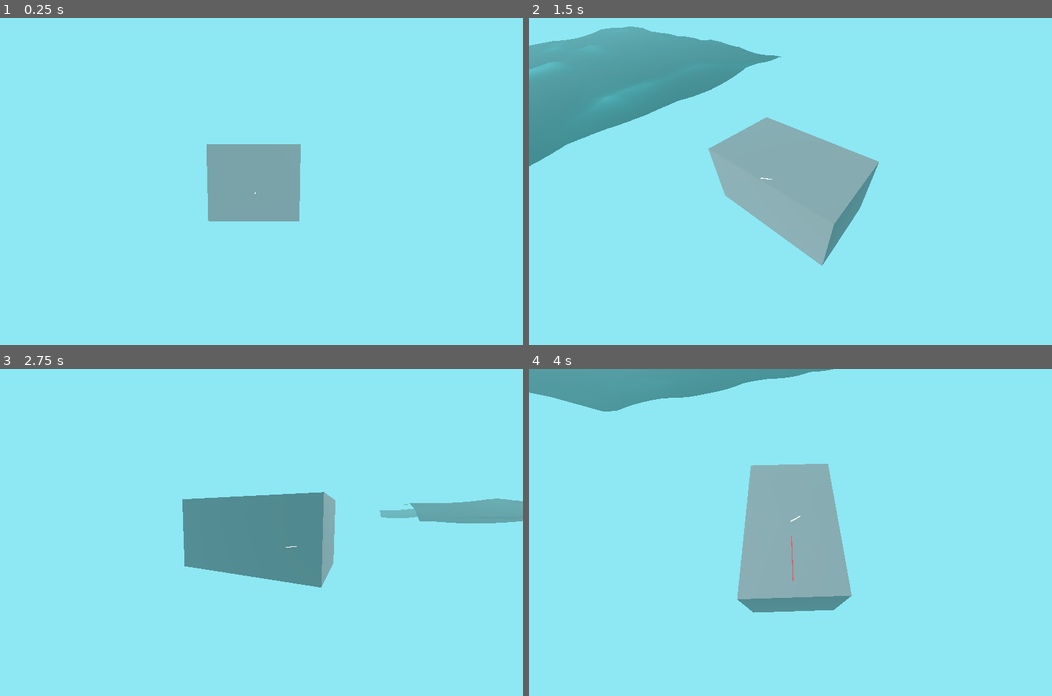
Above: before the commit, frames 1-4 (two rows, left to right).
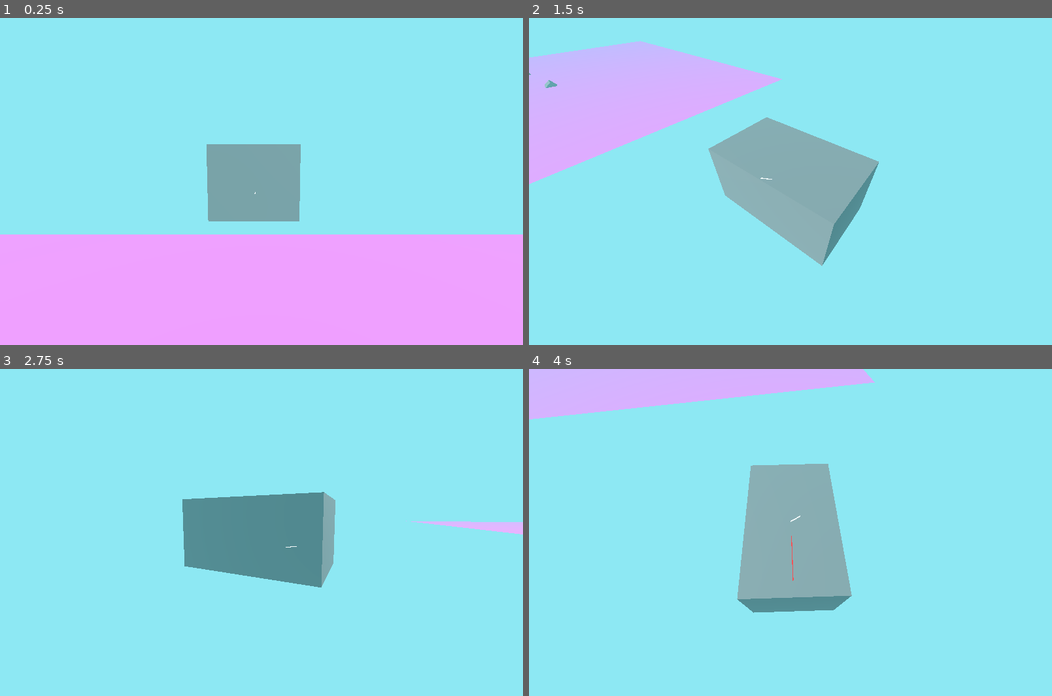
Above: after the commit, the same moments.

Repository: anthonyec/230904_godot_boat_game
Game: Godot game, scene res://main.tscn
Same seed, same stepped clock (60 frames per second), same inputs: the game is played once before the commit and once after it.
Inputs (mouse positions are in pixels of both pictures, inside the frame that each line leads up to):
- Up to frame 1 (0.25 s): no input
- Up to frame 2 (1.5 s): move the mouse to (905, 165) at 0.52 s; hold Right (ui_right) 0.53-1.28 s; move the mouse to (685, 197) at 1.27 s; hold Left (ui_left) from 1.28 s (still down)
- Up to frame 3 (2.75 s): move the mouse to (313, 460) at 2.02 s; release Left (ui_left) at 2.03 s; hold Right (ui_right) from 2.03 s (still down)
- Up to frame 4 (4 s): move the mouse to (764, 597) at 2.77 s; release Right (ui_right) at 2.78 s; hold Up (ui_up) 2.78-3.53 s; move the mouse to (947, 581) at 3.52 s; hold Left (ui_left) from 3.53 s (still down)

The runs differ from the first frame. In frame 1, 34% of the frame differs, in the area x 0-100%, y 66-100%; in frame 2, 13%; in frame 3, 1.9%; in frame 4, 6.4%.

Commit message:
Add ocean simulation viewport

Diff:
--- a/buoyancy.gd
+++ b/buoyancy.gd
@@ -3,7 +3,7 @@
 
 @export var float_force: float = 5
 
-@onready var water: Water = get_node('/root/Main/Water') as Water
+@onready var water: Ocean = get_node("/root/Main/Ocean") as Ocean
 
 var water_height: float = 0
 var water_drag: float = 0.05
@@ -32,7 +32,7 @@
 		if not probe:
 			continue
 
-		var wave_height = water.get_height_at_position(probe.global_position)
+		var wave_height = water.get_height(probe.global_position)
 
 		var depth = water_height + wave_height - probe.global_position.y
 		var multiplier = probe.float_force_multiplier
--- /dev/null
+++ b/entities/ocean/ocean.gd
@@ -0,0 +1,5 @@
+class_name Ocean
+extends Node3D
+
+func get_height(position: Vector3) -> float:
+	return 0
--- /dev/null
+++ b/entities/ocean/ocean.tscn
@@ -0,0 +1,47 @@
+[gd_scene load_steps=8 format=3 uid="uid://bki4o2smxksy7"]
+
+[ext_resource type="Script" path="res://entities/ocean/ocean.gd" id="1_73v6r"]
+[ext_resource type="Shader" uid="uid://ccdpylfhde54n" path="res://entities/ocean/simulation.tres" id="2_urw8w"]
+[ext_resource type="Shader" uid="uid://3k5tqhuvd85x" path="res://entities/ocean/plane.tres" id="3_bivtf"]
+
+[sub_resource type="ShaderMaterial" id="ShaderMaterial_h8gt6"]
+shader = ExtResource("2_urw8w")
+shader_parameter/Direction1 = Vector2(0.1, 0.1)
+
+[sub_resource type="ViewportTexture" id="ViewportTexture_3spn5"]
+viewport_path = NodePath("Simulation")
+
+[sub_resource type="ShaderMaterial" id="ShaderMaterial_8l54v"]
+render_priority = 0
+shader = ExtResource("3_bivtf")
+shader_parameter/ColorParameter = Color(0.129301, 0.524426, 0.385699, 1)
+shader_parameter/Simulation = SubResource("ViewportTexture_3spn5")
+
+[sub_resource type="PlaneMesh" id="PlaneMesh_wgfkp"]
+material = SubResource("ShaderMaterial_8l54v")
+size = Vector2(50, 50)
+subdivide_width = 500
+subdivide_depth = 500
+
+[node name="Ocean" type="Node3D"]
+script = ExtResource("1_73v6r")
+
+[node name="Simulation" type="SubViewport" parent="."]
+disable_3d = true
+size = Vector2i(1024, 1024)
+
+[node name="ColorRect" type="ColorRect" parent="Simulation"]
+material = SubResource("ShaderMaterial_h8gt6")
+anchors_preset = 15
+anchor_right = 1.0
+anchor_bottom = 1.0
+grow_horizontal = 2
+grow_vertical = 2
+size_flags_horizontal = 3
+size_flags_vertical = 3
+
+[node name="Plane" type="MeshInstance3D" parent="."]
+mesh = SubResource("PlaneMesh_wgfkp")
+
+[node name="Camera3D" type="Camera3D" parent="."]
+transform = Transform3D(1, 0, 0, 0, 1, 0, 0, 0, 1, 0, 6.79927, 26.1871)
--- /dev/null
+++ b/entities/ocean/plane.tres
@@ -0,0 +1,135 @@
+[gd_resource type="VisualShader" load_steps=12 format=3 uid="uid://3k5tqhuvd85x"]
+
+[sub_resource type="VisualShaderNodeVaryingGetter" id="VisualShaderNodeVaryingGetter_jkplp"]
+varying_name = "simulation"
+varying_type = 4
+
+[sub_resource type="VisualShaderNodeColorParameter" id="VisualShaderNodeColorParameter_n6vhh"]
+parameter_name = "ColorParameter"
+default_value_enabled = true
+default_value = Color(0.129301, 0.524426, 0.385699, 1)
+
+[sub_resource type="VisualShaderNodeColorOp" id="VisualShaderNodeColorOp_t0i0v"]
+
+[sub_resource type="VisualShaderNodeVectorOp" id="VisualShaderNodeVectorOp_vm6nx"]
+default_input_values = [0, Vector3(0, 0, 0), 1, Vector3(2, 2, 2)]
+operator = 5
+
+[sub_resource type="VisualShaderNodeInput" id="VisualShaderNodeInput_p14w5"]
+input_name = "vertex"
+
+[sub_resource type="VisualShaderNodeInput" id="VisualShaderNodeInput_sf2dp"]
+input_name = "normal"
+
+[sub_resource type="VisualShaderNodeVaryingSetter" id="VisualShaderNodeVaryingSetter_fdobb"]
+varying_name = "simulation"
+varying_type = 4
+
+[sub_resource type="VisualShaderNodeTexture2DParameter" id="VisualShaderNodeTexture2DParameter_ex0bm"]
+parameter_name = "Simulation"
+texture_repeat = 1
+
+[sub_resource type="VisualShaderNodeTexture" id="VisualShaderNodeTexture_30g0n"]
+expanded_output_ports = [0]
+source = 5
+
+[sub_resource type="VisualShaderNodeVectorOp" id="VisualShaderNodeVectorOp_6o5fw"]
+operator = 2
+
+[sub_resource type="VisualShaderNodeVectorOp" id="VisualShaderNodeVectorOp_rpeys"]
+
+[resource]
+code = "shader_type spatial;
+render_mode blend_mix, depth_draw_opaque, cull_back, diffuse_lambert, specular_schlick_ggx;
+
+
+// Varyings
+varying vec3 simulation;
+
+uniform sampler2D Simulation : repeat_enable;
+uniform vec4 ColorParameter : source_color = vec4(0.129301, 0.524426, 0.385699, 1.000000);
+
+
+
+void vertex() {
+// Input:10
+	vec3 n_out10p0 = VERTEX;
+
+
+// Input:11
+	vec3 n_out11p0 = NORMAL;
+
+
+	vec4 n_out7p0;
+// Texture2D:7
+	n_out7p0 = texture(Simulation, UV);
+
+
+// VectorOp:8
+	vec3 n_out8p0 = n_out11p0 * vec3(n_out7p0.xyz);
+
+
+// VectorOp:9
+	vec3 n_out9p0 = n_out10p0 + n_out8p0;
+
+
+// Output:0
+	VERTEX = n_out9p0;
+
+
+// VaryingSetter:12
+	simulation = vec3(n_out7p0.xyz);
+
+
+}
+
+void fragment() {
+// VaryingGetter:2
+	vec3 n_out2p0 = simulation;
+
+
+// VectorOp:6
+	vec3 n_in6p1 = vec3(2.00000, 2.00000, 2.00000);
+	vec3 n_out6p0 = pow(n_out2p0, n_in6p1);
+
+
+// ColorParameter:3
+	vec4 n_out3p0 = ColorParameter;
+
+
+// ColorOp:5
+	vec3 n_out5p0 = vec3(1.0) - (vec3(1.0) - n_out6p0) * (vec3(1.0) - vec3(n_out3p0.xyz));
+
+
+// Output:0
+	ALBEDO = n_out5p0;
+
+
+}
+"
+varyings/simulation = "0,4"
+nodes/vertex/0/position = Vector2(760, -40)
+nodes/vertex/2/node = SubResource("VisualShaderNodeTexture2DParameter_ex0bm")
+nodes/vertex/2/position = Vector2(-1460, 580)
+nodes/vertex/7/node = SubResource("VisualShaderNodeTexture_30g0n")
+nodes/vertex/7/position = Vector2(-700, 560)
+nodes/vertex/8/node = SubResource("VisualShaderNodeVectorOp_6o5fw")
+nodes/vertex/8/position = Vector2(-160, 160)
+nodes/vertex/9/node = SubResource("VisualShaderNodeVectorOp_rpeys")
+nodes/vertex/9/position = Vector2(320, 80)
+nodes/vertex/10/node = SubResource("VisualShaderNodeInput_p14w5")
+nodes/vertex/10/position = Vector2(-340, -120)
+nodes/vertex/11/node = SubResource("VisualShaderNodeInput_sf2dp")
+nodes/vertex/11/position = Vector2(-820, 220)
+nodes/vertex/12/node = SubResource("VisualShaderNodeVaryingSetter_fdobb")
+nodes/vertex/12/position = Vector2(-140, 700)
+nodes/vertex/connections = PackedInt32Array(2, 0, 7, 2, 11, 0, 8, 0, 8, 0, 9, 1, 10, 0, 9, 0, 9, 0, 0, 0, 7, 0, 8, 1, 7, 0, 12, 0)
+nodes/fragment/2/node = SubResource("VisualShaderNodeVaryingGetter_jkplp")
+nodes/fragment/2/position = Vector2(-1240, 160)
+nodes/fragment/3/node = SubResource("VisualShaderNodeColorParameter_n6vhh")
+nodes/fragment/3/position = Vector2(-1180, 520)
+nodes/fragment/5/node = SubResource("VisualShaderNodeColorOp_t0i0v")
+nodes/fragment/5/position = Vector2(-300, 200)
+nodes/fragment/6/node = SubResource("VisualShaderNodeVectorOp_vm6nx")
+nodes/fragment/6/position = Vector2(-660, 80)
+nodes/fragment/connections = PackedInt32Array(3, 0, 5, 1, 5, 0, 0, 0, 2, 0, 6, 0, 6, 0, 5, 0)
--- /dev/null
+++ b/entities/ocean/simulation.tres
@@ -0,0 +1,214 @@
+[gd_resource type="VisualShader" load_steps=23 format=3 uid="uid://ccdpylfhde54n"]
+
+[sub_resource type="VisualShaderNodeVectorOp" id="VisualShaderNodeVectorOp_de63e"]
+default_input_values = [0, Vector2(0, 0), 1, Vector2(0.05, 0.05)]
+op_type = 0
+operator = 2
+
+[sub_resource type="FastNoiseLite" id="FastNoiseLite_dpq4w"]
+noise_type = 2
+seed = 1
+fractal_type = 0
+cellular_jitter = 1.0
+
+[sub_resource type="NoiseTexture2D" id="NoiseTexture2D_rifev"]
+seamless = true
+noise = SubResource("FastNoiseLite_dpq4w")
+
+[sub_resource type="VisualShaderNodeTexture" id="VisualShaderNodeTexture_jj1rb"]
+texture = SubResource("NoiseTexture2D_rifev")
+
+[sub_resource type="VisualShaderNodeVectorOp" id="VisualShaderNodeVectorOp_3pjrd"]
+default_input_values = [0, Vector2(0, 0), 1, Vector2(-0.05, -0.05)]
+op_type = 0
+operator = 2
+
+[sub_resource type="VisualShaderNodeUVFunc" id="VisualShaderNodeUVFunc_ipavc"]
+
+[sub_resource type="VisualShaderNodeVec2Parameter" id="VisualShaderNodeVec2Parameter_tnccm"]
+parameter_name = "Direction1"
+default_value_enabled = true
+default_value = Vector2(0.1, 0.1)
+
+[sub_resource type="VisualShaderNodeFloatOp" id="VisualShaderNodeFloatOp_bhfh6"]
+default_input_values = [0, 0.0, 1, 2.0]
+operator = 2
+
+[sub_resource type="Gradient" id="Gradient_neamo"]
+offsets = PackedFloat32Array(0.071066, 0.135671, 0.423858)
+colors = PackedColorArray(0, 0, 0, 1, 1, 1, 1, 1, 0, 0, 0, 1)
+
+[sub_resource type="GradientTexture2D" id="GradientTexture2D_nwqoy"]
+gradient = SubResource("Gradient_neamo")
+repeat = 1
+
+[sub_resource type="VisualShaderNodeTexture" id="VisualShaderNodeTexture_ed5o8"]
+texture = SubResource("GradientTexture2D_nwqoy")
+
+[sub_resource type="VisualShaderNodeMultiplyAdd" id="VisualShaderNodeMultiplyAdd_k5q7t"]
+default_input_values = [0, Vector4(0, 0, 0, 0), 1, Vector4(1, 1, 1, 1), 2, Vector4(0, 0, 0, 0)]
+op_type = 3
+
+[sub_resource type="VisualShaderNodeVectorOp" id="VisualShaderNodeVectorOp_7mam5"]
+default_input_values = [0, Quaternion(0, 0, 0, 0), 1, Quaternion(0, 0, 0, 0)]
+op_type = 2
+operator = 2
+
+[sub_resource type="VisualShaderNodeFloatConstant" id="VisualShaderNodeFloatConstant_tfe0r"]
+constant = 3.0
+
+[sub_resource type="VisualShaderNodeUVFunc" id="VisualShaderNodeUVFunc_7woy2"]
+
+[sub_resource type="VisualShaderNodeVectorOp" id="VisualShaderNodeVectorOp_rq0jr"]
+default_input_values = [0, Vector2(0, 0), 1, Vector2(0.08, 0.08)]
+op_type = 0
+operator = 2
+
+[sub_resource type="VisualShaderNodeUVFunc" id="VisualShaderNodeUVFunc_j045g"]
+function = 1
+
+[sub_resource type="FastNoiseLite" id="FastNoiseLite_ti6u3"]
+noise_type = 2
+fractal_type = 0
+cellular_jitter = 1.0
+
+[sub_resource type="NoiseTexture2D" id="NoiseTexture2D_w6nti"]
+seamless = true
+noise = SubResource("FastNoiseLite_ti6u3")
+
+[sub_resource type="VisualShaderNodeTexture" id="VisualShaderNodeTexture_l84dd"]
+texture = SubResource("NoiseTexture2D_w6nti")
+
+[sub_resource type="VisualShaderNodeUVFunc" id="VisualShaderNodeUVFunc_pf2uv"]
+
+[sub_resource type="VisualShaderNodeInput" id="VisualShaderNodeInput_x7uaq"]
+input_name = "time"
+
+[resource]
+code = "shader_type canvas_item;
+render_mode blend_mix;
+
+uniform vec2 Direction1 = vec2(0.100000, 0.100000);
+uniform sampler2D tex_frg_7;
+uniform sampler2D tex_frg_11;
+uniform sampler2D tex_frg_17;
+
+
+
+void fragment() {
+// Input:9
+	float n_out9p0 = TIME;
+
+
+// Vector2Parameter:15
+	vec2 n_out15p0 = Direction1;
+
+
+// VectorOp:10
+	vec2 n_out10p0 = vec2(n_out9p0) * n_out15p0;
+
+
+// UVFunc:8
+	vec2 n_in8p1 = vec2(1.00000, 1.00000);
+	vec2 n_out8p0 = n_out10p0 * n_in8p1 + UV;
+
+
+// Texture2D:7
+	vec4 n_out7p0 = texture(tex_frg_7, n_out8p0);
+
+
+// VectorOp:12
+	vec2 n_in12p0 = vec2(0.00000, 0.00000);
+	vec2 n_in12p1 = vec2(-0.05000, -0.05000);
+	vec2 n_out12p0 = n_in12p0 * n_in12p1;
+
+
+// UVFunc:13
+	vec2 n_in13p1 = vec2(1.00000, 1.00000);
+	vec2 n_out13p0 = n_out12p0 * n_in13p1 + UV;
+
+
+// Texture2D:11
+	vec4 n_out11p0 = texture(tex_frg_11, n_out13p0);
+
+
+// FloatOp:16
+	float n_in16p1 = 2.00000;
+	float n_out16p0 = n_out11p0.x * n_in16p1;
+
+
+// VectorOp:23
+	vec2 n_in23p0 = vec2(0.00000, 0.00000);
+	vec2 n_in23p1 = vec2(0.08000, 0.08000);
+	vec2 n_out23p0 = n_in23p0 * n_in23p1;
+
+
+// UVFunc:22
+	vec2 n_in22p1 = vec2(1.00000, 1.00000);
+	vec2 n_out22p0 = n_out23p0 * n_in22p1 + UV;
+
+
+// UVFunc:25
+	vec2 n_in25p1 = vec2(1.00000, 1.00000);
+	vec2 n_in25p2 = vec2(0.00000, 0.00000);
+	vec2 n_out25p0 = (n_out22p0 - n_in25p2) * n_in25p1 + n_in25p2;
+
+
+// Texture2D:17
+	vec4 n_out17p0 = texture(tex_frg_17, n_out25p0);
+
+
+// FloatConstant:20
+	float n_out20p0 = 3.000000;
+
+
+// VectorOp:19
+	vec4 n_out19p0 = n_out17p0 * vec4(n_out20p0);
+
+
+// MultiplyAdd:18
+	vec4 n_out18p0 = fma(n_out7p0, vec4(n_out16p0), n_out19p0);
+
+
+// Output:0
+	COLOR.rgb = vec3(n_out18p0.xyz);
+
+
+}
+"
+mode = 1
+flags/light_only = false
+nodes/fragment/0/position = Vector2(-900, 160)
+nodes/fragment/7/node = SubResource("VisualShaderNodeTexture_l84dd")
+nodes/fragment/7/position = Vector2(-3440, -1040)
+nodes/fragment/8/node = SubResource("VisualShaderNodeUVFunc_pf2uv")
+nodes/fragment/8/position = Vector2(-4000, -840)
+nodes/fragment/9/node = SubResource("VisualShaderNodeInput_x7uaq")
+nodes/fragment/9/position = Vector2(-4960, -680)
+nodes/fragment/10/node = SubResource("VisualShaderNodeVectorOp_de63e")
+nodes/fragment/10/position = Vector2(-4340, -800)
+nodes/fragment/11/node = SubResource("VisualShaderNodeTexture_jj1rb")
+nodes/fragment/11/position = Vector2(-3440, -80)
+nodes/fragment/12/node = SubResource("VisualShaderNodeVectorOp_3pjrd")
+nodes/fragment/12/position = Vector2(-4320, 160)
+nodes/fragment/13/node = SubResource("VisualShaderNodeUVFunc_ipavc")
+nodes/fragment/13/position = Vector2(-3980, 120)
+nodes/fragment/15/node = SubResource("VisualShaderNodeVec2Parameter_tnccm")
+nodes/fragment/15/position = Vector2(-4960, -500)
+nodes/fragment/16/node = SubResource("VisualShaderNodeFloatOp_bhfh6")
+nodes/fragment/16/position = Vector2(-2900, 120)
+nodes/fragment/17/node = SubResource("VisualShaderNodeTexture_ed5o8")
+nodes/fragment/17/position = Vector2(-2840, 960)
+nodes/fragment/18/node = SubResource("VisualShaderNodeMultiplyAdd_k5q7t")
+nodes/fragment/18/position = Vector2(-1900, 60)
+nodes/fragment/19/node = SubResource("VisualShaderNodeVectorOp_7mam5")
+nodes/fragment/19/position = Vector2(-2360, 1100)
+nodes/fragment/20/node = SubResource("VisualShaderNodeFloatConstant_tfe0r")
+nodes/fragment/20/position = Vector2(-2820, 1500)
+nodes/fragment/22/node = SubResource("VisualShaderNodeUVFunc_7woy2")
+nodes/fragment/22/position = Vector2(-3900, 1160)
+nodes/fragment/23/node = SubResource("VisualShaderNodeVectorOp_rq0jr")
+nodes/fragment/23/position = Vector2(-4300, 1200)
+nodes/fragment/25/node = SubResource("VisualShaderNodeUVFunc_j045g")
+nodes/fragment/25/position = Vector2(-3380, 1160)
+nodes/fragment/connections = PackedInt32Array(8, 0, 7, 0, 13, 0, 11, 0, 15, 0, 10, 1, 11, 0, 16, 0, 10, 0, 8, 2, 12, 0, 13, 2, 16, 0, 18, 1, 7, 0, 18, 0, 17, 0, 19, 0, 19, 0, 18, 2, 20, 0, 19, 1, 23, 0, 22, 2, 22, 0, 25, 0, 25, 0, 17, 0, 18, 0, 0, 0, 9, 0, 10, 0)
--- a/entities/water/water_heightmap.tres
+++ b/entities/water/water_heightmap.tres
@@ -14,6 +14,10 @@
 
 [sub_resource type="VisualShaderNodeVaryingGetter" id="VisualShaderNodeVaryingGetter_sjbfn"]
 varying_name = "waves_texture_2"
+varying_type = 5
+
+[sub_resource type="VisualShaderNodeVaryingGetter" id="VisualShaderNodeVaryingGetter_3yu6c"]
+varying_name = "vertex_height_map"
 varying_type = 5
 
 [sub_resource type="VisualShaderNodeVectorOp" id="VisualShaderNodeVectorOp_kwtdr"]
@@ -332,7 +336,6 @@
 
 }
 "
-graph_offset = Vector2(-829.523, -138.906)
 varyings/vertex_height_map = "0,5"
 varyings/waves_texture_1 = "0,5"
 varyings/waves_texture_2 = "0,5"
@@ -342,7 +345,7 @@
 nodes/vertex/7/node = SubResource("VisualShaderNodeInput_8grca")
 nodes/vertex/7/position = Vector2(-1500, 1360)
 nodes/vertex/8/node = SubResource("VisualShaderNodeMultiplyAdd_s0nmw")
-nodes/vertex/8/position = Vector2(-60, 680)
+nodes/vertex/8/position = Vector2(-160, 680)
 nodes/vertex/9/node = SubResource("VisualShaderNodeFloatParameter_kffdp")
 nodes/vertex/9/position = Vector2(-1500, 1540)
 nodes/vertex/10/node = SubResource("VisualShaderNodeVectorOp_pfus5")
@@ -391,7 +394,7 @@
 nodes/vertex/34/position = Vector2(-3000, 500)
 nodes/vertex/35/node = SubResource("VisualShaderNodeInput_x4fnl")
 nodes/vertex/35/position = Vector2(-4900, 860)
-nodes/vertex/connections = PackedInt32Array(8, 0, 0, 0, 6, 0, 8, 2, 9, 0, 10, 1, 7, 0, 10, 0, 10, 0, 8, 1, 12, 0, 11, 0, 19, 0, 17, 0, 22, 0, 14, 1, 17, 0, 23, 0, 13, 0, 14, 0, 14, 0, 12, 2, 18, 0, 19, 2, 25, 0, 8, 0, 23, 0, 25, 1, 11, 0, 25, 0, 24, 0, 26, 0, 26, 0, 25, 2, 27, 0, 26, 1, 30, 0, 29, 2, 21, 0, 18, 1, 31, 0, 30, 0, 29, 0, 32, 0, 32, 0, 24, 0, 25, 0, 28, 0, 11, 0, 33, 0, 17, 0, 34, 0, 35, 0, 18, 0)
+nodes/vertex/connections = PackedInt32Array(6, 0, 8, 2, 9, 0, 10, 1, 7, 0, 10, 0, 10, 0, 8, 1, 12, 0, 11, 0, 19, 0, 17, 0, 22, 0, 14, 1, 17, 0, 23, 0, 13, 0, 14, 0, 14, 0, 12, 2, 18, 0, 19, 2, 25, 0, 8, 0, 23, 0, 25, 1, 11, 0, 25, 0, 24, 0, 26, 0, 26, 0, 25, 2, 27, 0, 26, 1, 30, 0, 29, 2, 21, 0, 18, 1, 31, 0, 30, 0, 29, 0, 32, 0, 32, 0, 24, 0, 25, 0, 28, 0, 11, 0, 33, 0, 17, 0, 34, 0, 35, 0, 18, 0, 8, 0, 0, 0)
 nodes/fragment/0/position = Vector2(480, 400)
 nodes/fragment/7/node = SubResource("VisualShaderNodeVectorOp_kwtdr")
 nodes/fragment/7/position = Vector2(-100, 720)
@@ -407,4 +410,6 @@
 nodes/fragment/15/position = Vector2(-1820, 520)
 nodes/fragment/16/node = SubResource("VisualShaderNodeVaryingGetter_sjbfn")
 nodes/fragment/16/position = Vector2(-1820, 740)
-nodes/fragment/connections = PackedInt32Array(10, 0, 9, 1, 8, 0, 7, 1, 7, 0, 0, 0, 9, 0, 7, 0, 14, 0, 9, 0, 15, 0, 14, 0, 16, 0, 14, 1)
+nodes/fragment/17/node = SubResource("VisualShaderNodeVaryingGetter_3yu6c")
+nodes/fragment/17/position = Vector2(-260, 360)
+nodes/fragment/connections = PackedInt32Array(10, 0, 9, 1, 8, 0, 7, 1, 9, 0, 7, 0, 14, 0, 9, 0, 15, 0, 14, 0, 16, 0, 14, 1, 7, 0, 0, 0)
--- a/main.tscn
+++ b/main.tscn
@@ -1,19 +1,11 @@
-[gd_scene load_steps=16 format=3 uid="uid://be3homwduf1qf"]
-
-[ext_resource type="Shader" path="res://depth.gdshader" id="1_7adq3"]
+[gd_scene load_steps=14 format=3 uid="uid://be3homwduf1qf"]
+
 [ext_resource type="Script" path="res://buoyancy.gd" id="1_axg7x"]
+[ext_resource type="PackedScene" uid="uid://bki4o2smxksy7" path="res://entities/ocean/ocean.tscn" id="1_hxmui"]
 [ext_resource type="PackedScene" uid="uid://x78jf5rl7om" path="res://entities/water/water.tscn" id="1_ti7de"]
 [ext_resource type="Script" path="res://probe.gd" id="2_ukv4q"]
 [ext_resource type="Script" path="res://player_controls.gd" id="3_h2wjn"]
 [ext_resource type="PackedScene" uid="uid://x4a4si75gp2x" path="res://entities/gameplay_camera/gameplay_camera.tscn" id="3_hxa1h"]
-
-[sub_resource type="ShaderMaterial" id="ShaderMaterial_vd1jn"]
-render_priority = 0
-shader = ExtResource("1_7adq3")
-
-[sub_resource type="PlaneMesh" id="PlaneMesh_ax1wi"]
-material = SubResource("ShaderMaterial_vd1jn")
-size = Vector2(60, 60)
 
 [sub_resource type="Environment" id="Environment_h648m"]
 background_mode = 1
@@ -43,32 +35,17 @@
 
 [node name="Main" type="Node3D"]
 
-[node name="SubViewport" type="SubViewport" parent="."]
-canvas_item_default_texture_repeat = 1
-canvas_cull_mask = 4293918722
-
-[node name="WaterDepthCamera" type="Camera3D" parent="SubViewport"]
-transform = Transform3D(1, -6.97574e-16, -1.52459e-23, -1.5246e-23, -4.37114e-08, 1, -6.97574e-16, -1, -4.37114e-08, 2.08165e-12, 25, 2.08165e-12)
-cull_mask = 2
-projection = 1
-size = 50.0
-near = 0.5
-far = 30.0
-
-[node name="MeshInstance3D" type="MeshInstance3D" parent="SubViewport"]
-transform = Transform3D(1, 0, 0, 0, 1, 0, 0, 0, 1, 2.08165e-12, 24, 2.08165e-12)
-layers = 2
-mesh = SubResource("PlaneMesh_ax1wi")
-
 [node name="WorldEnvironment" type="WorldEnvironment" parent="."]
 environment = SubResource("Environment_h648m")
 
-[node name="Water" parent="." node_paths=PackedStringArray("depth_viewport") instance=ExtResource("1_ti7de")]
-depth_viewport = NodePath("../SubViewport")
-
-[node name="Water2" parent="." node_paths=PackedStringArray("depth_viewport") instance=ExtResource("1_ti7de")]
-transform = Transform3D(1, 0, 0, 0, 1, 0, 0, 0, 1, 49.9891, 0, 0)
-depth_viewport = NodePath("../SubViewport")
+[node name="Ocean" parent="." instance=ExtResource("1_hxmui")]
+
+[node name="ColorRect" parent="Ocean/Simulation" index="0"]
+color = Color(0, 0.713726, 0, 1)
+
+[node name="Water" parent="." instance=ExtResource("1_ti7de")]
+visible = false
+script = null
 
 [node name="GameplayCamera" parent="." node_paths=PackedStringArray("target") instance=ExtResource("3_hxa1h")]
 target = NodePath("../Player")
@@ -573,3 +550,5 @@
 [node name="MeshInstance3D" type="MeshInstance3D" parent="RigidBody3D4"]
 transform = Transform3D(1, -4.26393e-08, -1.15576e-09, 9.04024e-09, 3.12902, -3.79113e-08, -7.38375e-09, 2.58509e-07, 1, 2.98023e-08, -1.1485, 1.19209e-07)
 mesh = SubResource("BoxMesh_55eei")
+
+[editable path="Ocean"]
--- a/project.godot
+++ b/project.godot
@@ -29,5 +29,4 @@
 
 [rendering]
 
-renderer/rendering_method="mobile"
 renderer/rendering_method.mobile="gl_compatibility"
Not shown: 1 places in entities/water/water_heightmap.tres that only renumber resources
